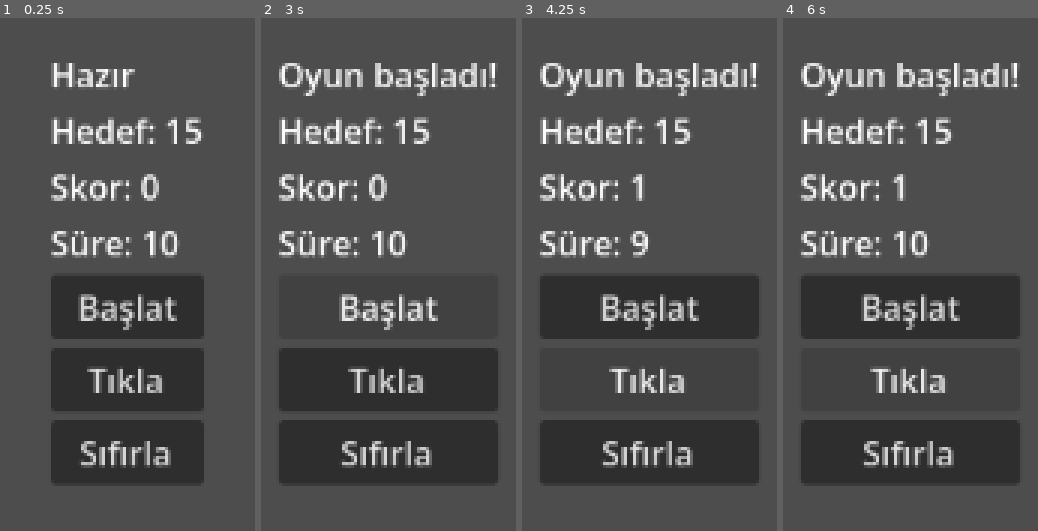
Above: before the commit, frames 1-4 (left to right).
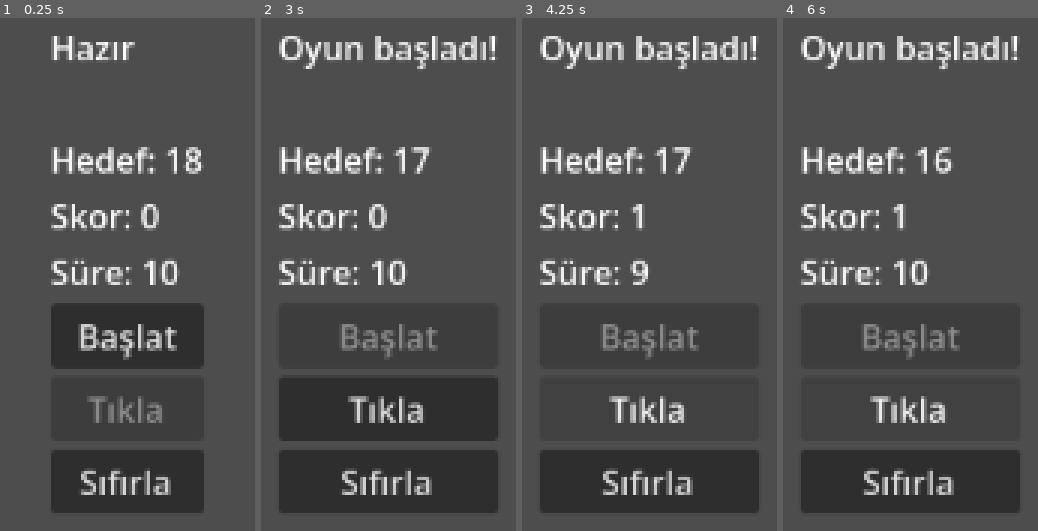
Above: after the commit, the same moments.

Repository: kilicaslanyusuf/week-01-button-test
Game: Godot game, scene res://main.tscn
Same seed, same stepped clock (60 frames per second), same inputs: the game is played once before the commit and once after it.
Inputs (mouse positions are in pixels of both pictures, inside the frame that each line leads up to):
- Up to frame 1 (0.25 s): no input
- Up to frame 2 (3 s): click "Başlat" at 0.5 s; click "Sıfırla" at 1.25 s; click (388, 382) at 2 s, where only the run before the commit has a clickable "Tıkla"; click "Başlat" at 2.75 s
- Up to frame 3 (4.25 s): click "Tıkla" at 3.5 s
- Up to frame 4 (6 s): click "Sıfırla" at 4.25 s; click "Başlat" at 5 s; click "Tıkla" at 5.75 s

The runs differ from the first frame. In frame 1, 22% of the frame differs, in the area x 20-80%, y 3-97%; in frame 2, 25%; in frame 3, 26%; in frame 4, 27%, in the area x 7-93%, y 3-97%.

Commit message:
Improve round flow and random target logic

Diff:
--- a/main.gd
+++ b/main.gd
@@ -5,13 +5,35 @@
 var game_active := false
 var target_score := 15
 
+var rng := RandomNumberGenerator.new()
+
 @onready var status_label = $CenterContainer/VBoxContainer/StatusLabel
+@onready var result_label = $CenterContainer/VBoxContainer/ResultLabel
 @onready var target_label = $CenterContainer/VBoxContainer/TargetLabel
 @onready var counter_label = $CenterContainer/VBoxContainer/CounterLabel
 @onready var time_label = $CenterContainer/VBoxContainer/TimeLabel
+@onready var start_button = $CenterContainer/VBoxContainer/StartButton
+@onready var increase_button = $CenterContainer/VBoxContainer/IncreaseButton
+@onready var reset_button = $CenterContainer/VBoxContainer/ResetButton
 @onready var game_timer = $CenterContainer/VBoxContainer/GameTimer
 
 func _ready():
+	rng.randomize()
+	prepare_new_round()
+
+func prepare_new_round():
+	target_score = rng.randi_range(12, 20)
+	count = 0
+	time_left = 10
+	game_active = false
+
+	status_label.text = "Hazır"
+	result_label.text = ""
+	start_button.disabled = false
+	increase_button.disabled = true
+	reset_button.disabled = false
+
+	game_timer.stop()
 	update_ui()
 
 func update_ui():
@@ -23,7 +45,12 @@
 	count = 0
 	time_left = 10
 	game_active = true
+
 	status_label.text = "Oyun başladı!"
+	result_label.text = ""
+	start_button.disabled = true
+	increase_button.disabled = false
+
 	update_ui()
 	game_timer.start()
 
@@ -33,23 +60,33 @@
 		update_ui()
 
 func _on_reset_button_pressed():
-	count = 0
-	time_left = 10
+	prepare_new_round()
+
+func _on_game_timer_timeout():
+	if not game_active:
+		return
+
+	time_left -= 1
+	update_ui()
+
+	if time_left <= 0:
+		finish_round()
+
+func finish_round():
 	game_active = false
-	status_label.text = "Hazır"
-	update_ui()
 	game_timer.stop()
 
-func _on_game_timer_timeout():
-	if game_active:
-		time_left -= 1
-		update_ui()
+	start_button.disabled = false
+	increase_button.disabled = true
 
-		if time_left <= 0:
-			game_active = false
-			game_timer.stop()
+	var diff = count - target_score
 
-			if count >= target_score:
-				status_label.text = "Kazandın!"
-			else:
-				status_label.text = "Kaybettin!"
+	if diff >= 0:
+		status_label.text = "Kazandın!"
+		if diff == 0:
+			result_label.text = "Tam isabet!"
+		else:
+			result_label.text = "%d farkla kazandın!" % diff
+	else:
+		status_label.text = "Kaybettin!"
+		result_label.text = "%d eksik kaldın." % abs(diff)
--- a/main.tscn
+++ b/main.tscn
@@ -25,6 +25,9 @@
 [node name="StatusLabel" type="Label" parent="CenterContainer/VBoxContainer" unique_id=1917855850]
 layout_mode = 2
 text = "Hazır"
+
+[node name="ResultLabel" type="Label" parent="CenterContainer/VBoxContainer" unique_id=640607820]
+layout_mode = 2
 
 [node name="TargetLabel" type="Label" parent="CenterContainer/VBoxContainer" unique_id=1950584225]
 layout_mode = 2
